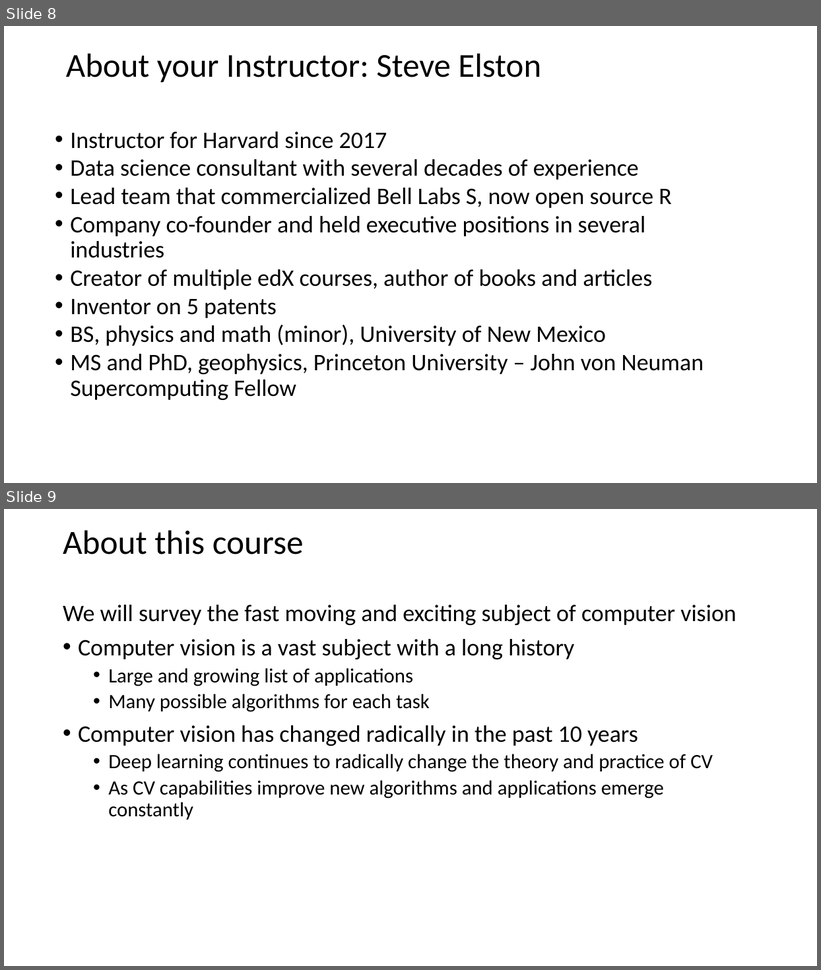
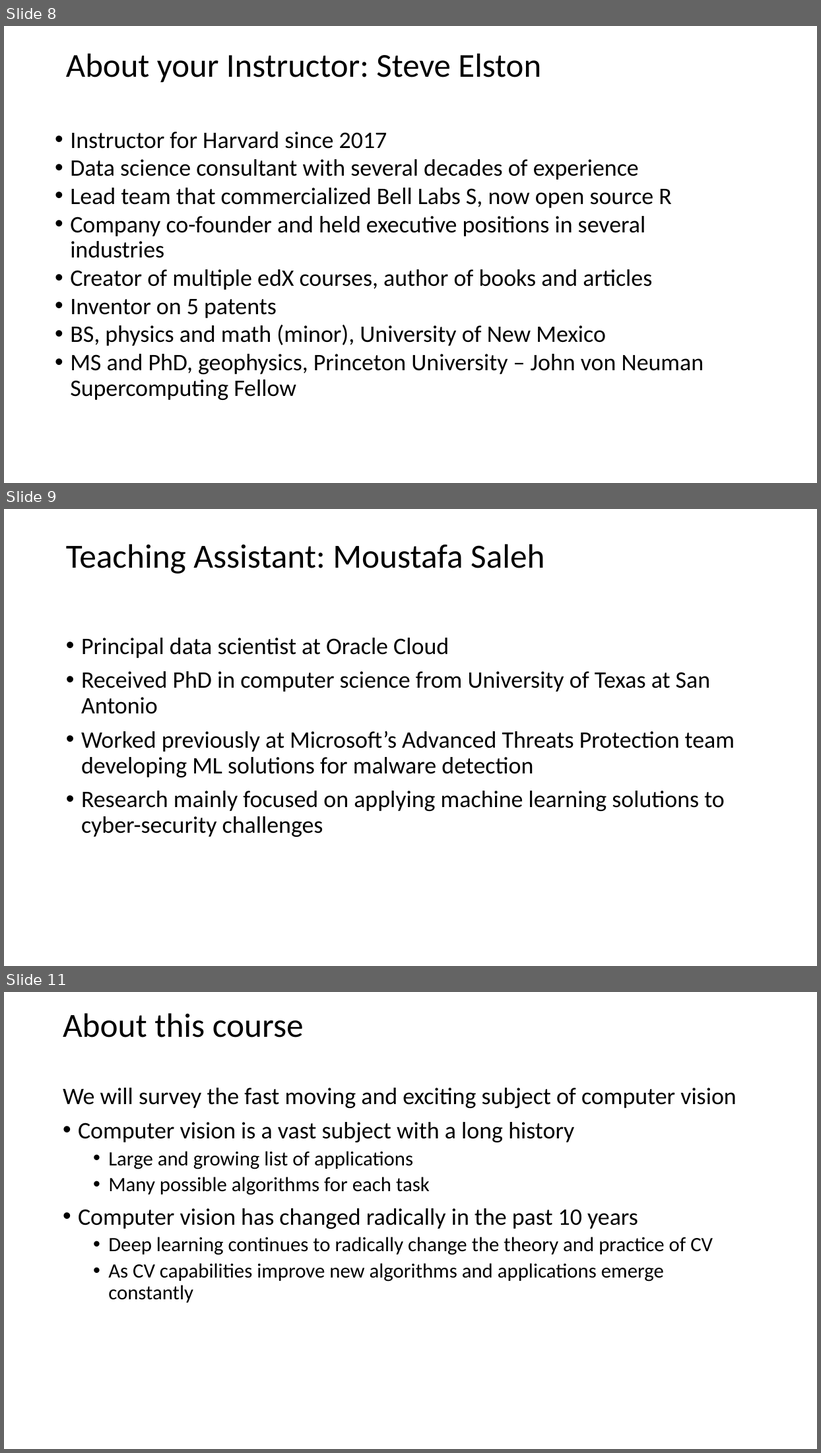
Before and after one commit to StephenElston/CSCI-E25, a slide deck: Slides/1_Introduction.pptx. Shown one above the other, each under a label of ours: slides 8 and 9 before the commit, slides 8, 9 and 11 after it; the slides between them are not shown. The pictures are 821x970 and 821x1453 pixels, drawn with LibreOffice and Linux fonts; fonts in the diff are those of the drawing. Boxes give left, top, right and bottom in pixels: in the first picture for what was removed or moved away, otherwise in the second. Text is boxed around its words. In the diff, an @@ line names an element or a change of style, - is before the commit and + after.

```diff
--- a/Slides/1_Introduction.pptx
+++ b/Slides/1_Introduction.pptx
@@ slide 9 added at [4, 509, 817, 966], background #FFFFFF @@
@@ title added at [66, 544, 545, 574], 40 pt, text #000000 @@
+Teaching Assistant: Moustafa Saleh
@@ text added at [81, 638, 735, 837], 28 pt, text #000000 @@
+• Principal data scientist at Oracle Cloud
+• Received PhD in computer science from University of Texas at San Antonio
+• Worked previously at Microsoft’s Advanced Threats Protection team developing ML solutions for malware detection
+• Research mainly focused on applying machine learning solutions to cyber-security challenges
@@ what was slide 9 is now slide 11 @@
```
Also in this commit, not shown: 1 other slide added, 1 other file.
